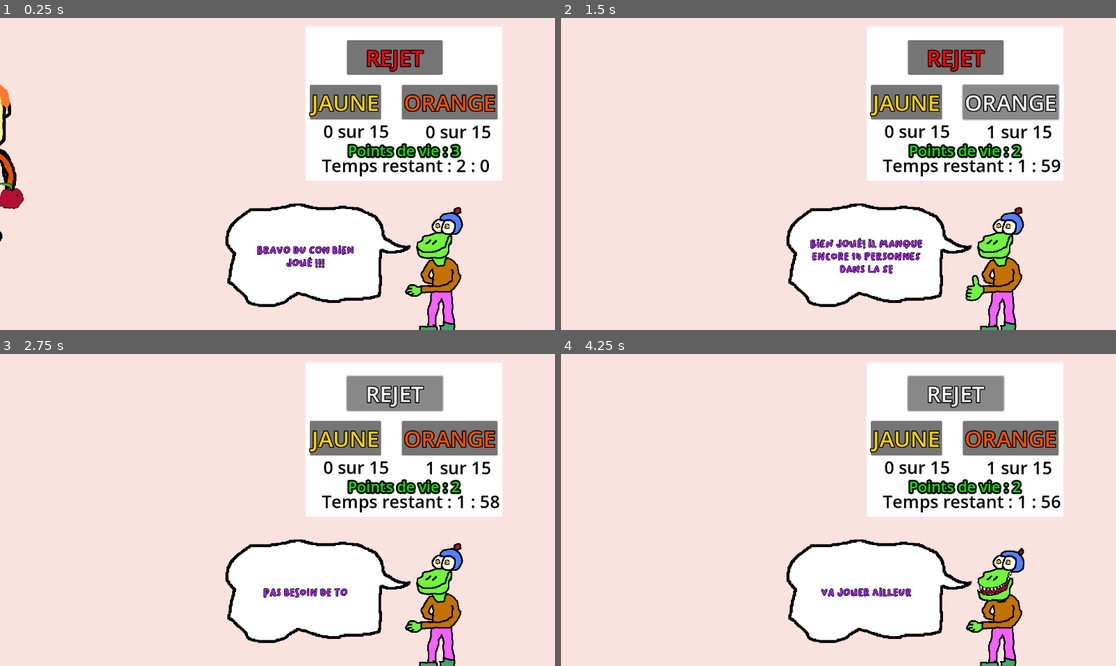
Above: before the commit, frames 1-4 (two rows, left to right).
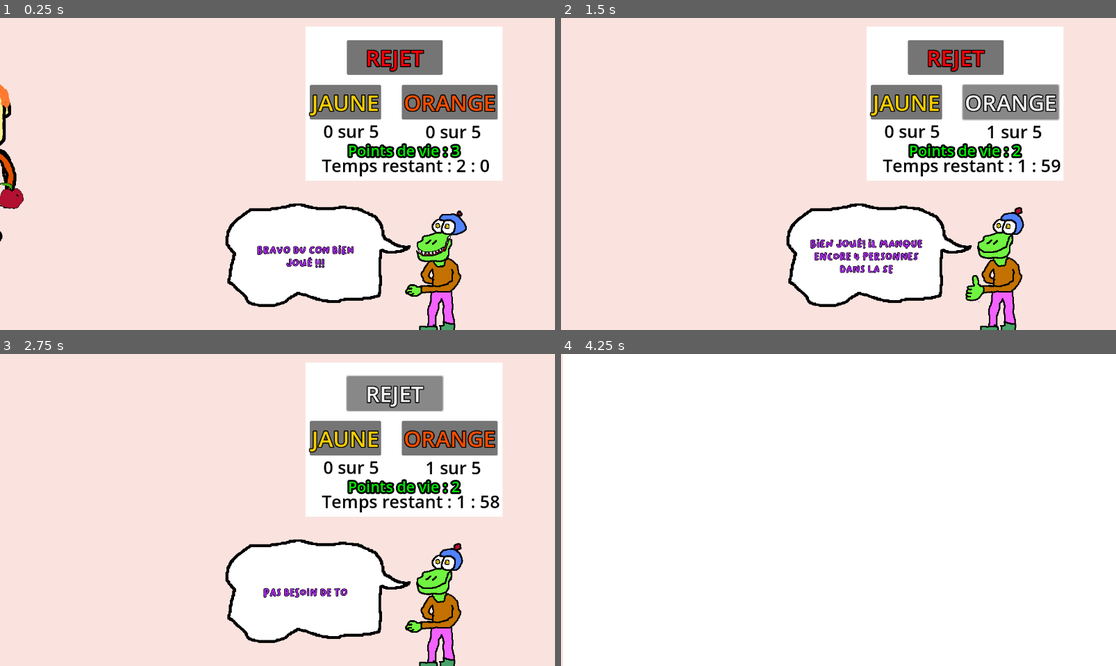
Above: after the commit, the same moments.

Repository: joelmortel/starterpackgenerator
Game: Godot game, scene res://jeu.tscn
Two runs of this game, one before a commit and one after it. Both use one fixed random seed, a clock stepped at 60 frames per second and the inputs below. This scene is started directly instead of the project's main scene.
Inputs:
- Up to frame 1 (0.25 s): no input
- Up to frame 2 (1.5 s): click "JAUNE" at 0.5 s; click "ORANGE" at 1.25 s
- Up to frame 3 (2.75 s): click "REJET" at 2 s
- Up to frame 4 (4.25 s): tap Enter (ui_accept) at 2.75, 2.85, 3.02, 3.32, 3.6, 3.77, 4.07 s; hold Right (ui_right) 2.78-3.53 s; hold Left (ui_left) from 3.53 s (still down)

The runs differ from the first frame. In frame 1, 0.5% of the frame differs, in the area x 66-89%, y 34-80%; in frame 2, 0.6%; in frame 3, 0.2%; in frame 4, 82%, in the area x 0-100%, y 0-100%.
Error before the commit: Attempt to call function 'byebye_bonhomme' in base 'null instance' on a null instance. (res://jeu.gd:411)
Error after the commit: Attempt to call function 'byebye_bonhomme' in base 'null instance' on a null instance. (res://jeu.gd:438)

Commit message:
video clip update
le video fonctionne

Diff:
--- a/bonhomme_basic.gd
+++ b/bonhomme_basic.gd
@@ -12,6 +12,34 @@
 @onready var cheveux: AnimatedSprite2D = $bonhomme/Face/cheveux
 @onready var accessoires_1: AnimatedSprite2D = $bonhomme/Accessoires/accessoires1
 @onready var accessoires_2: AnimatedSprite2D = $bonhomme/Accessoires/accessoires2
+
+
+
+## couleurs de peau
+
+var couleur_mauve = Color8(195, 178, 255)
+var couleur_bleu = Color8(162, 186, 255)
+var couleur_rose = Color8(227, 178, 255)
+var couleur_jaune = Color8(255, 243, 146)
+var couleur_brun = Color8(121, 65, 0)
+
+## couleurs cheveux
+
+var couleur_orange = Color8(255, 121, 48)
+var roserose = Color8(243, 97, 255)
+var jaunejaune = Color8(235, 211, 32)
+var couleur_vert = Color8(73, 170, 16)
+var chatain = Color8(195, 113, 0)
+
+## couleurs yeux
+
+var bleubleu = Color8(65, 65, 255)
+var brunbrun = Color8(195, 113, 0)
+var vertvert = Color8(113, 243, 65)
+
+
+
+
 
 
 func _ready() -> void:
@@ -33,3 +61,8 @@
 	accessoires_2.frame = fiche_technique[10]
 	cheveux.modulate = fiche_technique[11]
 	oreilles.modulate = fiche_technique[0]
+	tete.modulate = fiche_technique[0]
+	var tween1 = get_tree().create_tween()
+	var tween2 = get_tree().create_tween()
+	tween1.tween_property(self, "position", Vector2(0, 0), 1)
+	tween2.tween_property(self, "rotation_degrees", 360, 1)
--- a/croco_panel.tscn
+++ b/croco_panel.tscn
@@ -22,7 +22,7 @@
 sprite_frames = ExtResource("1_vuhkl")
 animation = &"idle"
 autoplay = "idle"
-frame_progress = 0.454044
+frame_progress = 0.808677
 
 [node name="pouce_sprite" type="AnimatedSprite2D" parent="crocojack"]
 sprite_frames = ExtResource("2_w77gy")
--- a/jeu.gd
+++ b/jeu.gd
@@ -38,6 +38,8 @@
 @onready var audio_ok_2: AudioStreamPlayer = $Audio/audio_ok2
 @onready var audio_ok_3: AudioStreamPlayer = $Audio/audio_ok3
 @onready var audio_full: AudioStreamPlayer = $Audio/audio_full
+@onready var audio_win: AudioStreamPlayer = $Audio/audio_win
+@onready var audio_musique: AudioStreamPlayer = $Audio/audio_musique
 
 @onready var plateau: Node2D = $plateau
 
@@ -48,7 +50,7 @@
 @onready var croco_panel: Node2D = $UICHEAP/croco_panel
 
 
-var bonhomme_basic = preload("res://bonhomme_arrive.tscn")
+var bonhomme_arrive = preload("res://bonhomme_arrive.tscn")
 
 var tete_index = 0
 var yeux_index = 0
@@ -90,9 +92,12 @@
 
 ## variables jeu du portier
 
+var orangefull = false
+var jaunefull = false
+
 var vies_joueur = 3
 
-var NPC_needed = 15
+var NPC_needed = 5
 
 var game_time = 120
 var temps_restant = 0
@@ -259,7 +264,7 @@
 	accessoires_1.frame = accessoire_1_index
 	accessoires_2.frame = accessoire_2_index
 
-	var NPC = bonhomme_basic.instantiate()
+	var NPC = bonhomme_arrive.instantiate()
 	spawn_node.add_child(NPC)
 	NPC.global_position = Vector2(-150, 300)
 	var fiche = infos_bonhomme()
@@ -324,9 +329,19 @@
 					game_over = true
 			if npc_jaunes == NPC_needed:
 				print("QUOTA JAUNE ATTEINT - NE PLUS LAISSER ENTRER DE NPC JAUNE")
-				var replique = "La section JAUNE est complétée. Ne laisse plus entrer personne!"
-				croco_panel.croco_parle(replique, "good")
-				audio_full.play()
+				if orangefull == true:
+					copy_bonhomme("jaune")
+					var replique = "Oh! Bordel! T'as fait un sacré bon boulot!"
+					croco_panel.croco_parle(replique, "good")
+					audio_musique.stop()
+					audio_win.play()
+					plateau.play_video()
+					return
+				elif orangefull == false:
+					jaunefull = true
+					var replique = "La section JAUNE est complétée. Ne laisse plus entrer personne!"
+					croco_panel.croco_parle(replique, "good")
+					audio_full.play()
 			if npc_jaunes <= NPC_needed:
 				if repertoire_acces_interdit.has(accessoire_1_index) or repertoire_acces_interdit.has(accessoire_2_index):
 					print("accessoire interdit")
@@ -334,6 +349,7 @@
 					audio_fail.play()
 					var replique = "Imbécile, t'as vu ce qu'il y avait dans ses mains? "
 					croco_panel.croco_parle(replique, "bad")
+					copy_bonhomme("jaune")
 					if vies_joueur < 1:
 						game_over = true
 				else:
@@ -363,15 +379,26 @@
 				if vies_joueur < 1:
 					game_over = true
 			if npc_orange == NPC_needed:
-				audio_full.play()
-				print("QUOTA ORANGE ATTEINT - NE PLUS LAISSER ENTRER DE NPC ORANGE")
-				var replique = "La section ORANGE est complétée. Ne laisse plus entrer personne!"
-				croco_panel.croco_parle(replique, "good")
+				if jaunefull == true:
+					copy_bonhomme("orange")
+					var replique = "Oh! Bordel! T'as fait un sacré bon boulot!"
+					croco_panel.croco_parle(replique, "good")
+					audio_musique.stop()
+					audio_win.play()
+					plateau.play_video()
+					return
+				elif jaunefull == false:
+					orangefull = true
+					audio_full.play()
+					print("QUOTA ORANGE ATTEINT - NE PLUS LAISSER ENTRER DE NPC ORANGE")
+					var replique = "La section ORANGE est complétée. Ne laisse plus entrer personne!"
+					croco_panel.croco_parle(replique, "good")
 			if npc_orange <= NPC_needed:
 				if repertoire_acces_interdit.has(accessoire_1_index) or repertoire_acces_interdit.has(accessoire_2_index):
 					print("accessoire interdit")
 					var replique = "Imbécile, t'as vu ce qu'il y avait dans ses mains? "
 					croco_panel.croco_parle(replique, "bad")
+					copy_bonhomme("orange")
 					vies_joueur -= 1
 					audio_fail.play()
 					if vies_joueur < 1:
--- a/jeu.tscn
+++ b/jeu.tscn
@@ -226,23 +226,26 @@
 [node name="audio_full" type="AudioStreamPlayer" parent="Audio"]
 stream = ExtResource("19_pr61v")
 
+[node name="audio_win" type="AudioStreamPlayer" parent="Audio"]
+stream = ExtResource("19_pr61v")
+
 [node name="audio_musique" type="AudioStreamPlayer" parent="Audio"]
 stream = ExtResource("20_cwtt4")
 autoplay = true
 
+[node name="bonhomme_basic" parent="." instance=ExtResource("22_cw1ek")]
+position = Vector2(-152, 300)
+script = ExtResource("23_jj3ad")
+
+[node name="spawn_node" type="Node2D" parent="."]
+
+[node name="spawn_timer" type="Timer" parent="."]
+wait_time = 2.0
+one_shot = true
+
 [node name="plateau" parent="." instance=ExtResource("21_fxvn6")]
 visible = false
 position = Vector2(3, -1)
-
-[node name="bonhomme_basic" parent="." instance=ExtResource("22_cw1ek")]
-position = Vector2(-152, 300)
-script = ExtResource("23_jj3ad")
-
-[node name="spawn_node" type="Node2D" parent="."]
-
-[node name="spawn_timer" type="Timer" parent="."]
-wait_time = 2.0
-one_shot = true
 
 [connection signal="timeout" from="Timer_game" to="." method="_on_timer_game_timeout"]
 [connection signal="pressed" from="UICHEAP/ColorRect/bouton_jaune" to="." method="_on_bouton_jaune_pressed"]
--- a/plateau.gd
+++ b/plateau.gd
@@ -19,16 +19,7 @@
 @onready var banane_12: Marker2D = $banane/banane_12
 @onready var banane_13: Marker2D = $banane/banane_13
 @onready var banane_14: Marker2D = $banane/banane_14
-@onready var banane_15: Marker2D = $banane/banane_15
-@onready var banane_16: Marker2D = $banane/banane_16
-@onready var banane_17: Marker2D = $banane/banane_17
-@onready var banane_18: Marker2D = $banane/banane_18
-@onready var banane_19: Marker2D = $banane/banane_19
-@onready var banane_20: Marker2D = $banane/banane_20
-@onready var banane_21: Marker2D = $banane/banane_21
-@onready var banane_22: Marker2D = $banane/banane_22
-@onready var banane_23: Marker2D = $banane/banane_23
-@onready var banane_24: Marker2D = $banane/banane_24
+
 
 
 ## oranges
@@ -48,16 +39,13 @@
 @onready var orange_12: Marker2D = $orange/orange_12
 @onready var orange_13: Marker2D = $orange/orange_13
 @onready var orange_14: Marker2D = $orange/orange_14
-@onready var orange_15: Marker2D = $orange/orange_15
-@onready var orange_16: Marker2D = $orange/orange_16
-@onready var orange_17: Marker2D = $orange/orange_17
-@onready var orange_18: Marker2D = $orange/orange_18
-@onready var orange_19: Marker2D = $orange/orange_19
-@onready var orange_20: Marker2D = $orange/orange_20
-@onready var orange_21: Marker2D = $orange/orange_21
-@onready var orange_22: Marker2D = $orange/orange_22
-@onready var orange_23: Marker2D = $orange/orange_23
-@onready var orange_24: Marker2D = $orange/orange_24
+
+
+
+@onready var timer_sequenceur: Timer = $timer_sequenceur
+
+
+
 
 
 var orange_array = []
@@ -68,31 +56,86 @@
 var jaune_index = 0
 var orange_index = 0
 
+var time_index = 0
+
+var time_checking = false
+
+var spawn_index = 0
+
+var repertoire_temps = {
+	"couleur" : [],
+	"fiche" : [],
+	"temps" : []
+}
+
 
 func _ready() -> void:
 	create_arrays()
+	timer_sequenceur.wait_time = 1
+	timer_sequenceur.start()
+
+func _physics_process(delta: float) -> void:
+	if Input.is_action_just_pressed("ui_accept"):
+		show()
+		play_video()
 
 
 
 func placer_bonhomme(couleur: String, fiche: Array):
-	if couleur == "jaune":
+	repertoire_temps["couleur"].append(couleur)
+	repertoire_temps["fiche"].append(fiche)
+	repertoire_temps["temps"].append(time_index)
+	print(repertoire_temps)
+
+
+
+func reproduire_video():
+	var fiche = repertoire_temps["fiche"]
+	var couleur = repertoire_temps["couleur"]
+
+	if couleur[spawn_index] == "jaune":
+		print("JAUNE DETECTED")
 		var spot_fruit = banana_array[jaune_index]
 		var fruit = spot_fruit.get_child(0)
-		fruit.remake_bonhomme(fiche)
+		fruit.remake_bonhomme(fiche[spawn_index])
 		jaune_index += 1
-	if couleur == "orange":
+	if couleur[spawn_index] == "orange":
+		print("ORANGE DETECTED")
 		var spot_fruit = orange_array[orange_index]
+
 		var fruit = spot_fruit.get_child(0)
-		fruit.remake_bonhomme(fiche)
+		fruit.remake_bonhomme(fiche[spawn_index])
 		orange_index += 1
+
+
+
+
+
+	spawn_index += 1
 
 func create_arrays():
 	var temp_banana = [banane_00, banane_01, banane_02, banane_03, banane_04, banane_05, banane_06, banane_07,
-	banane_08, banane_09, banane_10, banane_11, banane_12, banane_13, banane_14, banane_15, banane_16, banane_17,
-	banane_18, banane_19, banane_20, banane_21, banane_22, banane_23, banane_24]
+	banane_08, banane_09, banane_10, banane_11, banane_12, banane_13, banane_14]
 	banana_array.append_array(temp_banana)
 
 	var temp_orange = [orange_00, orange_01, orange_02, orange_03, orange_04, orange_05, orange_06, orange_07,
-	orange_08, orange_09, orange_10, orange_11, orange_12, orange_13, orange_14, orange_15, orange_16, orange_17,
-	orange_18, orange_19, orange_20, orange_21, orange_22, orange_23, orange_24]
+	orange_08, orange_09, orange_10, orange_11, orange_12, orange_13, orange_14]
 	orange_array.append_array(temp_orange)
+
+
+func _on_timer_sequenceur_timeout() -> void:
+	time_index += 1
+
+	if time_checking == true:
+		if repertoire_temps["temps"].has(time_index):
+			reproduire_video()
+	if time_index < 120:
+		timer_sequenceur.wait_time = 1
+		timer_sequenceur.start()
+
+func play_video():
+	show()
+	time_checking = true
+	time_index = 0
+	timer_sequenceur.wait_time = 1
+	timer_sequenceur.start()
--- a/plateau.tscn
+++ b/plateau.tscn
@@ -18,304 +18,216 @@
 position = Vector2(371, 109)
 
 [node name="bonhomme_basic" parent="banane/banane_00" instance=ExtResource("1_d8fo4")]
+position = Vector2(-487, 43)
 scale = Vector2(0.25, 0.25)
 
 [node name="banane_01" type="Marker2D" parent="banane"]
 position = Vector2(320, 148)
 
 [node name="bonhomme_basic" parent="banane/banane_01" instance=ExtResource("1_d8fo4")]
+position = Vector2(0, -673)
 scale = Vector2(0.25, 0.25)
 
 [node name="banane_02" type="Marker2D" parent="banane"]
 position = Vector2(278, 221)
 
 [node name="bonhomme_basic" parent="banane/banane_02" instance=ExtResource("1_d8fo4")]
+position = Vector2(0, -673)
 scale = Vector2(0.25, 0.25)
 
 [node name="banane_03" type="Marker2D" parent="banane"]
 position = Vector2(244, 300)
 
 [node name="bonhomme_basic" parent="banane/banane_03" instance=ExtResource("1_d8fo4")]
+position = Vector2(0, -673)
 scale = Vector2(0.25, 0.25)
 
 [node name="banane_04" type="Marker2D" parent="banane"]
 position = Vector2(245, 403)
 
 [node name="bonhomme_basic" parent="banane/banane_04" instance=ExtResource("1_d8fo4")]
+position = Vector2(0, -673)
 scale = Vector2(0.25, 0.25)
 
 [node name="banane_05" type="Marker2D" parent="banane"]
 position = Vector2(272, 503)
 
 [node name="bonhomme_basic" parent="banane/banane_05" instance=ExtResource("1_d8fo4")]
+position = Vector2(568, 484)
 scale = Vector2(0.25, 0.25)
 
 [node name="banane_06" type="Marker2D" parent="banane"]
 position = Vector2(317, 588)
 
 [node name="bonhomme_basic" parent="banane/banane_06" instance=ExtResource("1_d8fo4")]
+position = Vector2(0, -673)
 scale = Vector2(0.25, 0.25)
 
 [node name="banane_07" type="Marker2D" parent="banane"]
 position = Vector2(390, 586)
 
 [node name="bonhomme_basic" parent="banane/banane_07" instance=ExtResource("1_d8fo4")]
+position = Vector2(737, 382)
 scale = Vector2(0.25, 0.25)
 
 [node name="banane_08" type="Marker2D" parent="banane"]
 position = Vector2(336, 489)
 
 [node name="bonhomme_basic" parent="banane/banane_08" instance=ExtResource("1_d8fo4")]
+position = Vector2(-76, 386)
 scale = Vector2(0.25, 0.25)
 
 [node name="banane_09" type="Marker2D" parent="banane"]
 position = Vector2(303, 377)
 
 [node name="bonhomme_basic" parent="banane/banane_09" instance=ExtResource("1_d8fo4")]
+position = Vector2(-309, 18)
 scale = Vector2(0.25, 0.25)
 
 [node name="banane_10" type="Marker2D" parent="banane"]
 position = Vector2(325, 271)
 
 [node name="bonhomme_basic" parent="banane/banane_10" instance=ExtResource("1_d8fo4")]
+position = Vector2(1314, 5)
 scale = Vector2(0.25, 0.25)
 
 [node name="banane_11" type="Marker2D" parent="banane"]
 position = Vector2(380, 209)
 
 [node name="bonhomme_basic" parent="banane/banane_11" instance=ExtResource("1_d8fo4")]
+position = Vector2(1263, 323)
 scale = Vector2(0.25, 0.25)
 
 [node name="banane_12" type="Marker2D" parent="banane"]
 position = Vector2(435, 92)
 
 [node name="bonhomme_basic" parent="banane/banane_12" instance=ExtResource("1_d8fo4")]
+position = Vector2(259, 789)
 scale = Vector2(0.25, 0.25)
 
 [node name="banane_13" type="Marker2D" parent="banane"]
 position = Vector2(496, 82)
 
 [node name="bonhomme_basic" parent="banane/banane_13" instance=ExtResource("1_d8fo4")]
+position = Vector2(0, -673)
 scale = Vector2(0.25, 0.25)
 
 [node name="banane_14" type="Marker2D" parent="banane"]
 position = Vector2(552, 83)
 
 [node name="bonhomme_basic" parent="banane/banane_14" instance=ExtResource("1_d8fo4")]
-scale = Vector2(0.25, 0.25)
-
-[node name="banane_15" type="Marker2D" parent="banane"]
-position = Vector2(429, 192)
-
-[node name="bonhomme_basic" parent="banane/banane_15" instance=ExtResource("1_d8fo4")]
-scale = Vector2(0.25, 0.25)
-
-[node name="banane_16" type="Marker2D" parent="banane"]
-position = Vector2(685, 77)
-
-[node name="bonhomme_basic" parent="banane/banane_16" instance=ExtResource("1_d8fo4")]
-scale = Vector2(0.25, 0.25)
-
-[node name="banane_17" type="Marker2D" parent="banane"]
-position = Vector2(372, 412)
-
-[node name="bonhomme_basic" parent="banane/banane_17" instance=ExtResource("1_d8fo4")]
-scale = Vector2(0.25, 0.25)
-
-[node name="banane_18" type="Marker2D" parent="banane"]
-position = Vector2(407, 490)
-
-[node name="bonhomme_basic" parent="banane/banane_18" instance=ExtResource("1_d8fo4")]
-scale = Vector2(0.25, 0.25)
-
-[node name="banane_19" type="Marker2D" parent="banane"]
-position = Vector2(440, 610)
-
-[node name="bonhomme_basic" parent="banane/banane_19" instance=ExtResource("1_d8fo4")]
-scale = Vector2(0.25, 0.25)
-
-[node name="banane_20" type="Marker2D" parent="banane"]
-position = Vector2(499, 609)
-
-[node name="bonhomme_basic" parent="banane/banane_20" instance=ExtResource("1_d8fo4")]
-scale = Vector2(0.25, 0.25)
-
-[node name="banane_21" type="Marker2D" parent="banane"]
-position = Vector2(558, 605)
-
-[node name="bonhomme_basic" parent="banane/banane_21" instance=ExtResource("1_d8fo4")]
-scale = Vector2(0.25, 0.25)
-
-[node name="banane_22" type="Marker2D" parent="banane"]
-position = Vector2(615, 81)
-
-[node name="bonhomme_basic" parent="banane/banane_22" instance=ExtResource("1_d8fo4")]
-scale = Vector2(0.25, 0.25)
-
-[node name="banane_23" type="Marker2D" parent="banane"]
-position = Vector2(456, 508)
-
-[node name="bonhomme_basic" parent="banane/banane_23" instance=ExtResource("1_d8fo4")]
-scale = Vector2(0.25, 0.25)
-
-[node name="banane_24" type="Marker2D" parent="banane"]
-position = Vector2(618, 604)
-
-[node name="bonhomme_basic" parent="banane/banane_24" instance=ExtResource("1_d8fo4")]
+position = Vector2(1305, 73)
 scale = Vector2(0.25, 0.25)
 
 [node name="orange" type="Node2D" parent="."]
 position = Vector2(392, 243)
 
 [node name="orange_00" type="Marker2D" parent="orange"]
-position = Vector2(567, 164)
+position = Vector2(516, -24)
 
 [node name="bonhomme_basic" parent="orange/orange_00" instance=ExtResource("1_d8fo4")]
+position = Vector2(746, 310)
 scale = Vector2(0.25, 0.25)
 
 [node name="orange_01" type="Marker2D" parent="orange"]
-position = Vector2(619, 130)
+position = Vector2(287, 45)
 
 [node name="bonhomme_basic" parent="orange/orange_01" instance=ExtResource("1_d8fo4")]
+position = Vector2(1182, 69)
 scale = Vector2(0.25, 0.25)
 
 [node name="orange_02" type="Marker2D" parent="orange"]
-position = Vector2(566, 31)
+position = Vector2(533, 149)
 
 [node name="bonhomme_basic" parent="orange/orange_02" instance=ExtResource("1_d8fo4")]
+position = Vector2(-1615, -220)
 scale = Vector2(0.25, 0.25)
 
 [node name="orange_03" type="Marker2D" parent="orange"]
-position = Vector2(517, 99)
+position = Vector2(298, 149)
 
 [node name="bonhomme_basic" parent="orange/orange_03" instance=ExtResource("1_d8fo4")]
+position = Vector2(-530, 692)
 scale = Vector2(0.25, 0.25)
 
 [node name="orange_04" type="Marker2D" parent="orange"]
-position = Vector2(512, 207)
+position = Vector2(356, 79)
 
 [node name="bonhomme_basic" parent="orange/orange_04" instance=ExtResource("1_d8fo4")]
+position = Vector2(576, -3)
 scale = Vector2(0.25, 0.25)
 
 [node name="orange_05" type="Marker2D" parent="orange"]
-position = Vector2(569, 267)
+position = Vector2(504, 224)
 
 [node name="bonhomme_basic" parent="orange/orange_05" instance=ExtResource("1_d8fo4")]
+position = Vector2(-606, 454)
 scale = Vector2(0.25, 0.25)
 
 [node name="orange_06" type="Marker2D" parent="orange"]
-position = Vector2(624, 233)
+position = Vector2(328, 224)
 
 [node name="bonhomme_basic" parent="orange/orange_06" instance=ExtResource("1_d8fo4")]
+position = Vector2(0, -673)
 scale = Vector2(0.25, 0.25)
 
 [node name="orange_07" type="Marker2D" parent="orange"]
-position = Vector2(674, 134)
+position = Vector2(487, 61)
 
 [node name="bonhomme_basic" parent="orange/orange_07" instance=ExtResource("1_d8fo4")]
+position = Vector2(4, 564)
 scale = Vector2(0.25, 0.25)
 
 [node name="orange_08" type="Marker2D" parent="orange"]
-position = Vector2(580, -66)
+position = Vector2(362, -33)
 
 [node name="bonhomme_basic" parent="orange/orange_08" instance=ExtResource("1_d8fo4")]
-position = Vector2(-50, 29)
+position = Vector2(0, -673)
 scale = Vector2(0.25, 0.25)
 
 [node name="orange_09" type="Marker2D" parent="orange"]
-position = Vector2(626, 24)
+position = Vector2(555, 66)
 
 [node name="bonhomme_basic" parent="orange/orange_09" instance=ExtResource("1_d8fo4")]
+position = Vector2(-1437, 323)
 scale = Vector2(0.25, 0.25)
 
 [node name="orange_10" type="Marker2D" parent="orange"]
-position = Vector2(505, -78)
+position = Vector2(426, -84)
 
 [node name="bonhomme_basic" parent="orange/orange_10" instance=ExtResource("1_d8fo4")]
-position = Vector2(-24, 0)
+position = Vector2(-1280, 22)
 scale = Vector2(0.25, 0.25)
 
 [node name="orange_11" type="Marker2D" parent="orange"]
-position = Vector2(473, 26)
+position = Vector2(419, 14)
 
 [node name="bonhomme_basic" parent="orange/orange_11" instance=ExtResource("1_d8fo4")]
+position = Vector2(-1081, 353)
 scale = Vector2(0.25, 0.25)
 
 [node name="orange_12" type="Marker2D" parent="orange"]
-position = Vector2(464, 120)
+position = Vector2(382, 154)
 
 [node name="bonhomme_basic" parent="orange/orange_12" instance=ExtResource("1_d8fo4")]
+position = Vector2(-1106, -75)
 scale = Vector2(0.25, 0.25)
 
 [node name="orange_13" type="Marker2D" parent="orange"]
-position = Vector2(460, 218)
+position = Vector2(452, 140)
 
 [node name="bonhomme_basic" parent="orange/orange_13" instance=ExtResource("1_d8fo4")]
+position = Vector2(810, -24)
 scale = Vector2(0.25, 0.25)
 
 [node name="orange_14" type="Marker2D" parent="orange"]
-position = Vector2(505, 302)
+position = Vector2(407, 269)
 
 [node name="bonhomme_basic" parent="orange/orange_14" instance=ExtResource("1_d8fo4")]
-scale = Vector2(0.25, 0.25)
-
-[node name="orange_15" type="Marker2D" parent="orange"]
-position = Vector2(455, 316)
-
-[node name="bonhomme_basic" parent="orange/orange_15" instance=ExtResource("1_d8fo4")]
-scale = Vector2(0.25, 0.25)
-
-[node name="orange_16" type="Marker2D" parent="orange"]
-position = Vector2(406, 273)
-
-[node name="bonhomme_basic" parent="orange/orange_16" instance=ExtResource("1_d8fo4")]
-scale = Vector2(0.25, 0.25)
-
-[node name="orange_17" type="Marker2D" parent="orange"]
-position = Vector2(349, 252)
-
-[node name="bonhomme_basic" parent="orange/orange_17" instance=ExtResource("1_d8fo4")]
-scale = Vector2(0.25, 0.25)
-
-[node name="orange_18" type="Marker2D" parent="orange"]
-position = Vector2(407, 160)
-
-[node name="bonhomme_basic" parent="orange/orange_18" instance=ExtResource("1_d8fo4")]
-scale = Vector2(0.25, 0.25)
-
-[node name="orange_19" type="Marker2D" parent="orange"]
-position = Vector2(340, 145)
-
-[node name="bonhomme_basic" parent="orange/orange_19" instance=ExtResource("1_d8fo4")]
-scale = Vector2(0.25, 0.25)
-
-[node name="orange_20" type="Marker2D" parent="orange"]
-position = Vector2(408, 55)
-
-[node name="bonhomme_basic" parent="orange/orange_20" instance=ExtResource("1_d8fo4")]
-scale = Vector2(0.25, 0.25)
-
-[node name="orange_21" type="Marker2D" parent="orange"]
-position = Vector2(318, -18)
-
-[node name="bonhomme_basic" parent="orange/orange_21" instance=ExtResource("1_d8fo4")]
-position = Vector2(31, 64)
-scale = Vector2(0.25, 0.25)
-
-[node name="orange_22" type="Marker2D" parent="orange"]
-position = Vector2(406, -49)
-
-[node name="bonhomme_basic" parent="orange/orange_22" instance=ExtResource("1_d8fo4")]
-scale = Vector2(0.25, 0.25)
-
-[node name="orange_23" type="Marker2D" parent="orange"]
-position = Vector2(292, 227)
-
-[node name="bonhomme_basic" parent="orange/orange_23" instance=ExtResource("1_d8fo4")]
-scale = Vector2(0.25, 0.25)
-
-[node name="orange_24" type="Marker2D" parent="orange"]
-position = Vector2(280, 133)
-
-[node name="bonhomme_basic" parent="orange/orange_24" instance=ExtResource("1_d8fo4")]
-scale = Vector2(0.25, 0.25)
+position = Vector2(-390, 560)
+scale = Vector2(0.25, 0.25)
+
+[node name="timer_sequenceur" type="Timer" parent="."]
+one_shot = true
+
+[connection signal="timeout" from="timer_sequenceur" to="." method="_on_timer_sequenceur_timeout"]
